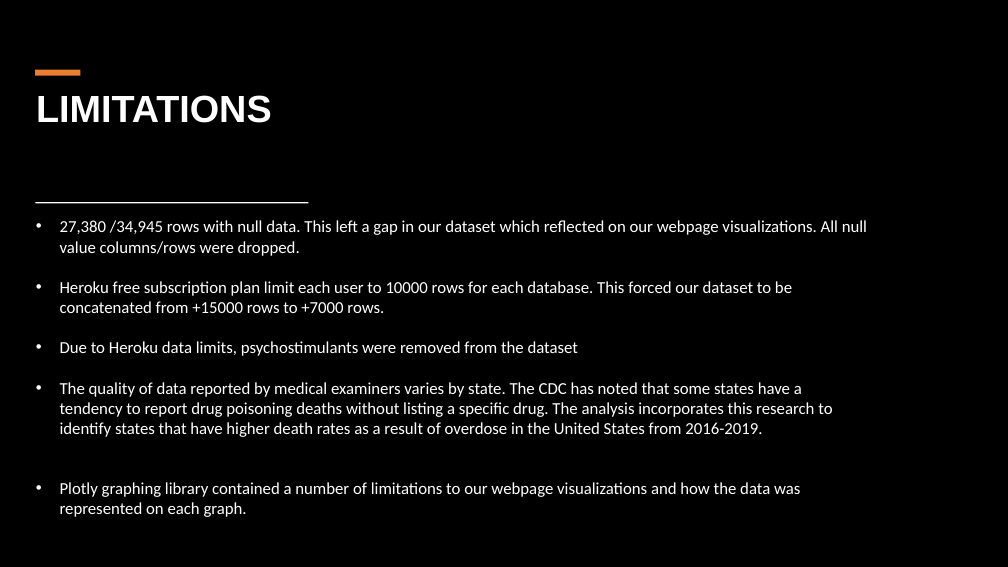
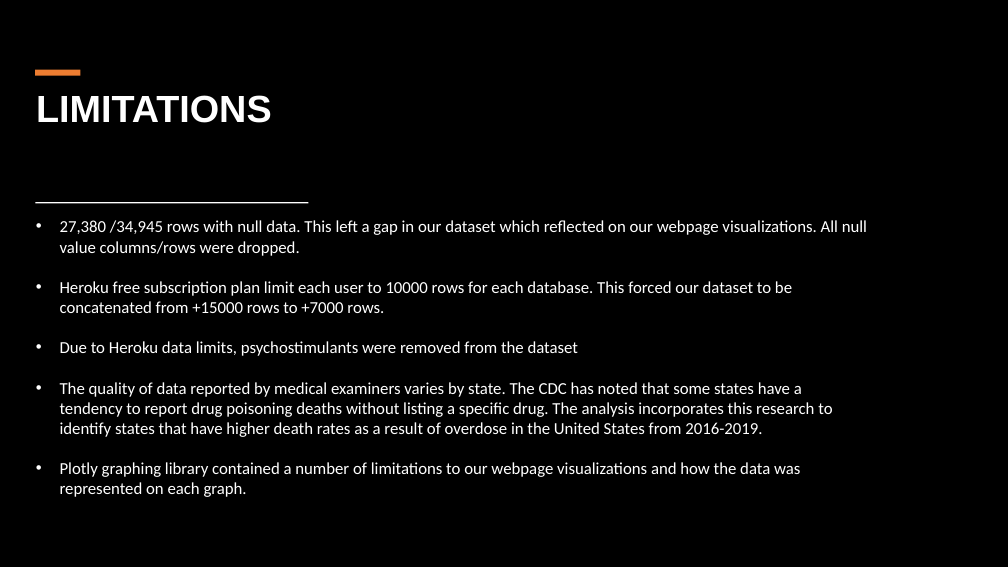
Before and after one commit to ShimsyV/drug_study, a slide deck: slide 5 of Presentation/Project-2 Slides.pptx. Drawn at 1008x567 pixels with LibreOffice and Linux fonts; fonts in the diff are those of the drawing. Boxes give left, top, right and bottom in pixels: in the first picture for what was removed or moved away, otherwise in the second. Text is boxed around its words. In the diff, an @@ line names an element or a change of style, - is before the commit and + after.

```diff
--- a/Presentation/Project-2 Slides.pptx
+++ b/Presentation/Project-2 Slides.pptx
@@ text "27,380 /34,945 rows with null ..." rewrapped from (60,220,867,517) to (60,220,867,497) @@
```
Also in this commit, not shown: 1 other slide changed.
